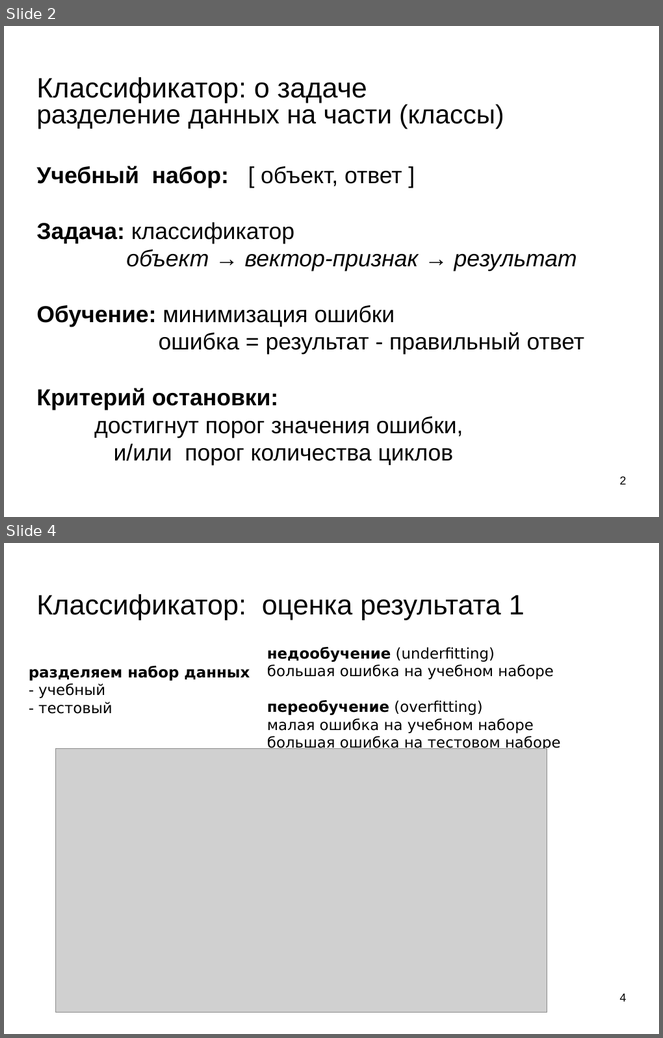
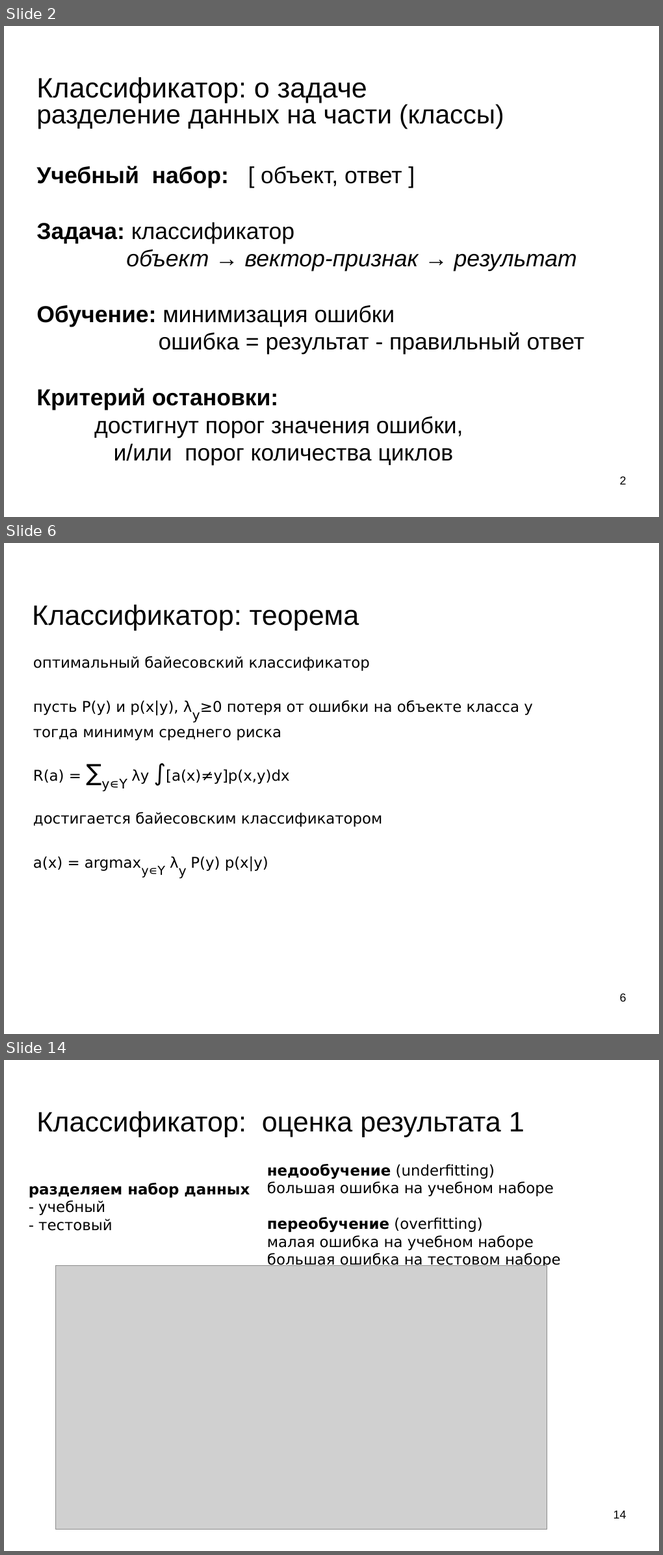
Before and after one commit to mechanoid5/ml_lectorium_legacy, a slide deck: 04-bayes.odp. Shown one above the other, each under a label of ours: slides 2 and 4 before the commit, slides 2, 6 and 14 after it; the slides between them are not shown. The pictures are 663x1038 and 663x1555 pixels, drawn with LibreOffice and Linux fonts; fonts in the diff are those of the drawing; grey boxes stand for pictures; background and template pictures are left out. Boxes give left, top, right and bottom in pixels: in the first picture for what was removed or moved away, otherwise in the second. Text is boxed around its words. In the diff, an @@ line names an element or a change of style, - is before the commit and + after.

```diff
--- a/04-bayes.odp
+++ b/04-bayes.odp
@@ slide 6 added at <box>4,543,659,1034</box>, background picture (left out) @@
@@ title added at <box>32,604,360,631</box>, 33.9 pt, text #000000 @@
+Классификатор: теорема
@@ text added at <box>33,656,519,878</box>, 18 pt, text #000000 @@
+оптимальный байесовский классификатор
+пусть P(y) и p(x|y), λy≥0 потеря от ошибки на объекте класса y
+тогда минимум среднего риска
+R(a) = ∑y∊Y λy ∫[a(x)≠y]p(x,y)dx
+достигается байесовским классификатором
+a(x) = argmaxy∊Y λy P(y) p(x|y)
@@ page number added at <box>620,993,627,1002</box>, 14 pt, text #000000 @@
+6
@@ what was slide 4 is now slide 14 @@
@@ page number at <box>614,1510,627,1519</box>: text changed @@
-4
+14
```
Also in this commit, not shown: 1 slide changed, 9 other slides added, 2 other files.
